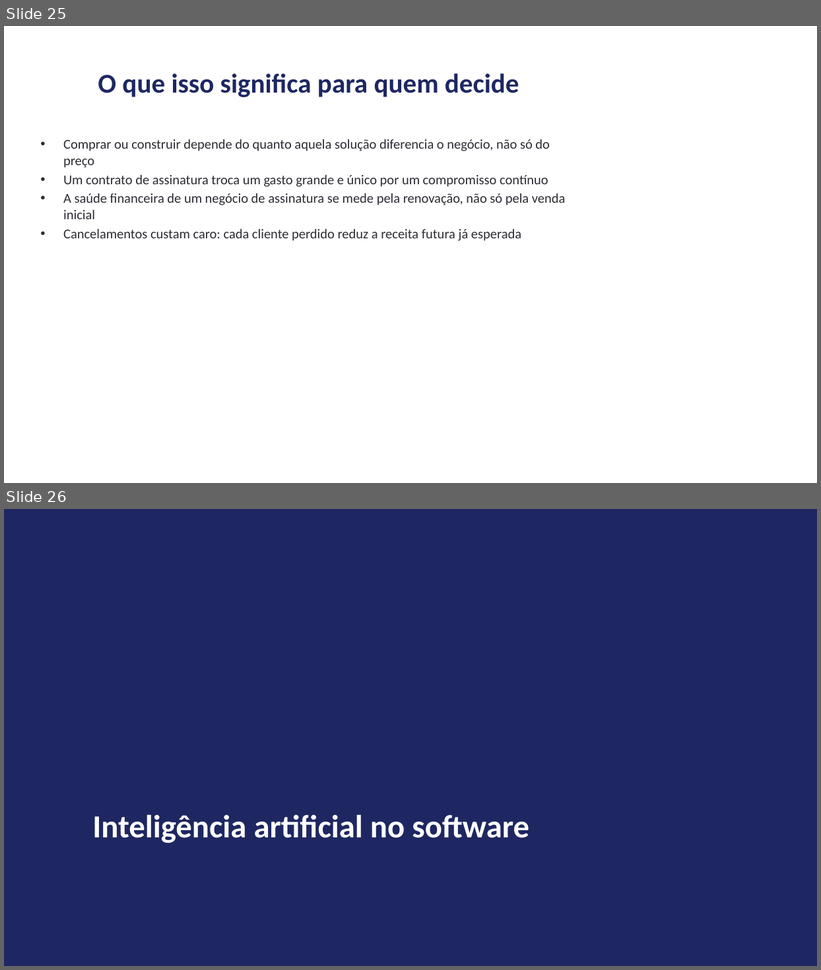
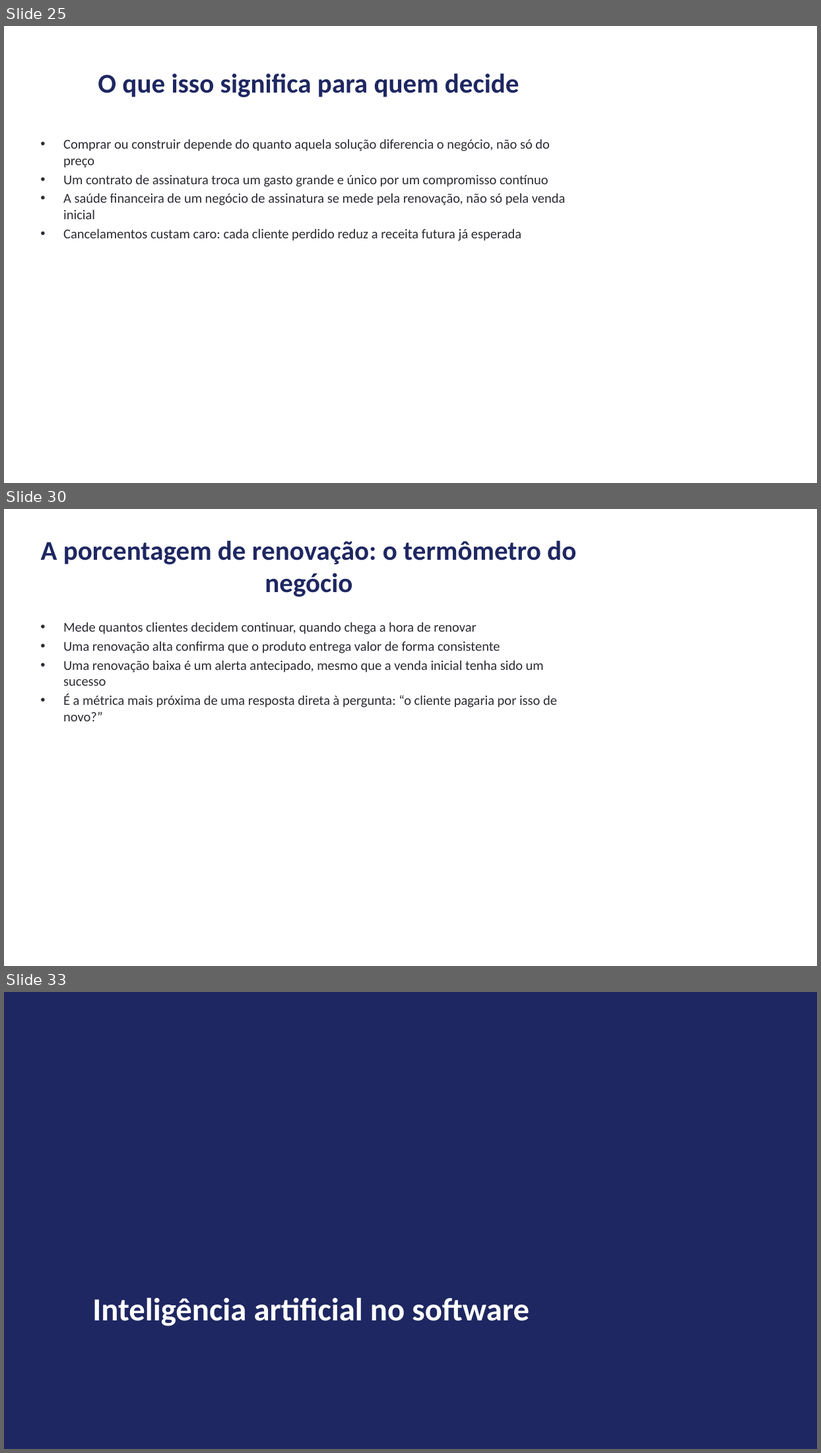
Before and after one commit to andrevberaldo/software-engineering, a slide deck: presentation/apresentacao.pptx. Shown one above the other, each under a label of ours: slides 25 and 26 before the commit, slides 25, 30 and 33 after it; the slides between them are not shown. The pictures are 821x970 and 821x1453 pixels, drawn with LibreOffice and Linux fonts; fonts in the diff are those of the drawing. Boxes give left, top, right and bottom in pixels: in the first picture for what was removed or moved away, otherwise in the second. Text is boxed around its words. In the diff, an @@ line names an element or a change of style, - is before the commit and + after.

```diff
--- a/presentation/apresentacao.pptx
+++ b/presentation/apresentacao.pptx
@@ slide 30 added at (4,509,817,966), background #FFFFFF @@
@@ title added at (41,541,576,597), 32 pt, text #1E2761, bold @@
+A porcentagem de renovação: o termômetro do negócio
@@ text added at (63,622,557,722), 16 pt, text #2B2B33 @@
+• Mede quantos clientes decidem continuar, quando chega a hora de renovar
+• Uma renovação alta confirma que o produto entrega valor de forma consistente
+• Uma renovação baixa é um alerta antecipado, mesmo que a venda inicial tenha sido um sucesso
+• É a métrica mais próxima de uma resposta direta à pergunta: “o cliente pagaria por isso de novo?”
@@ what was slide 26 is now slide 33 @@
```
Also in this commit, not shown: 1 slide changed, 6 other slides added, 4 other files.
